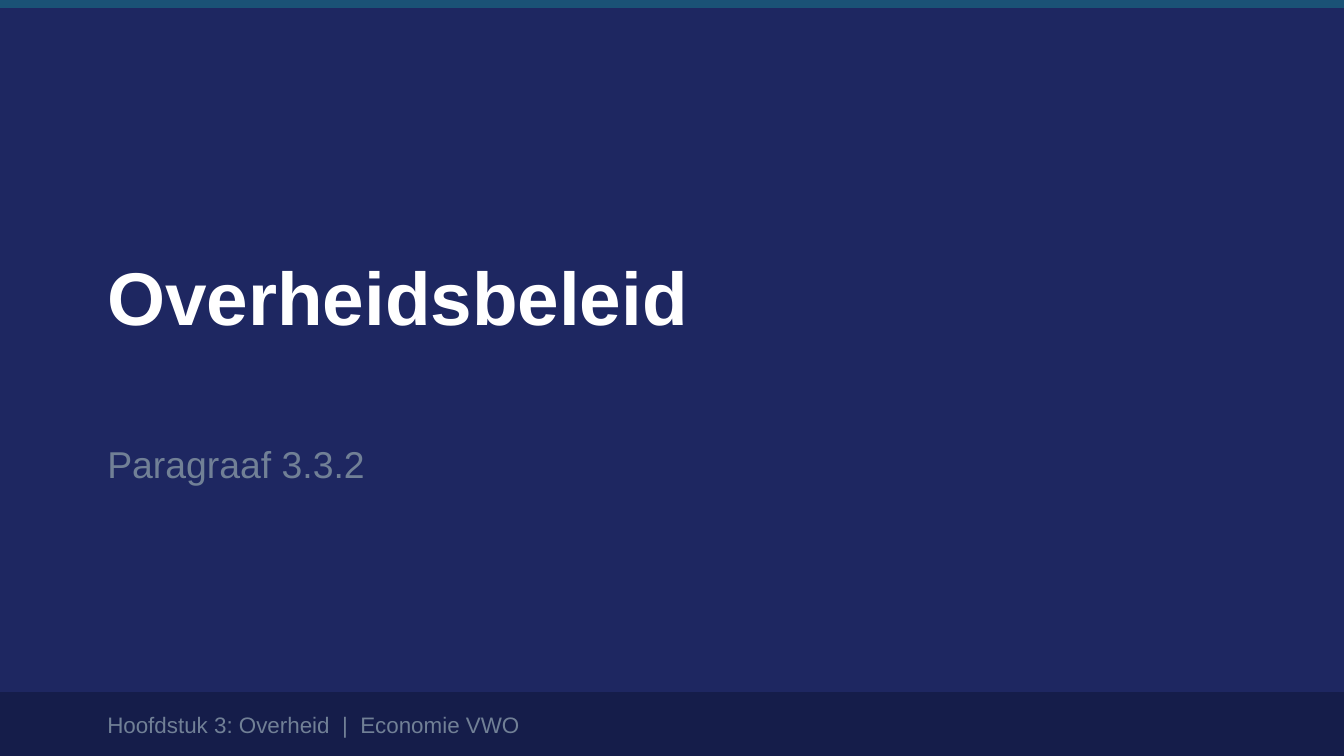
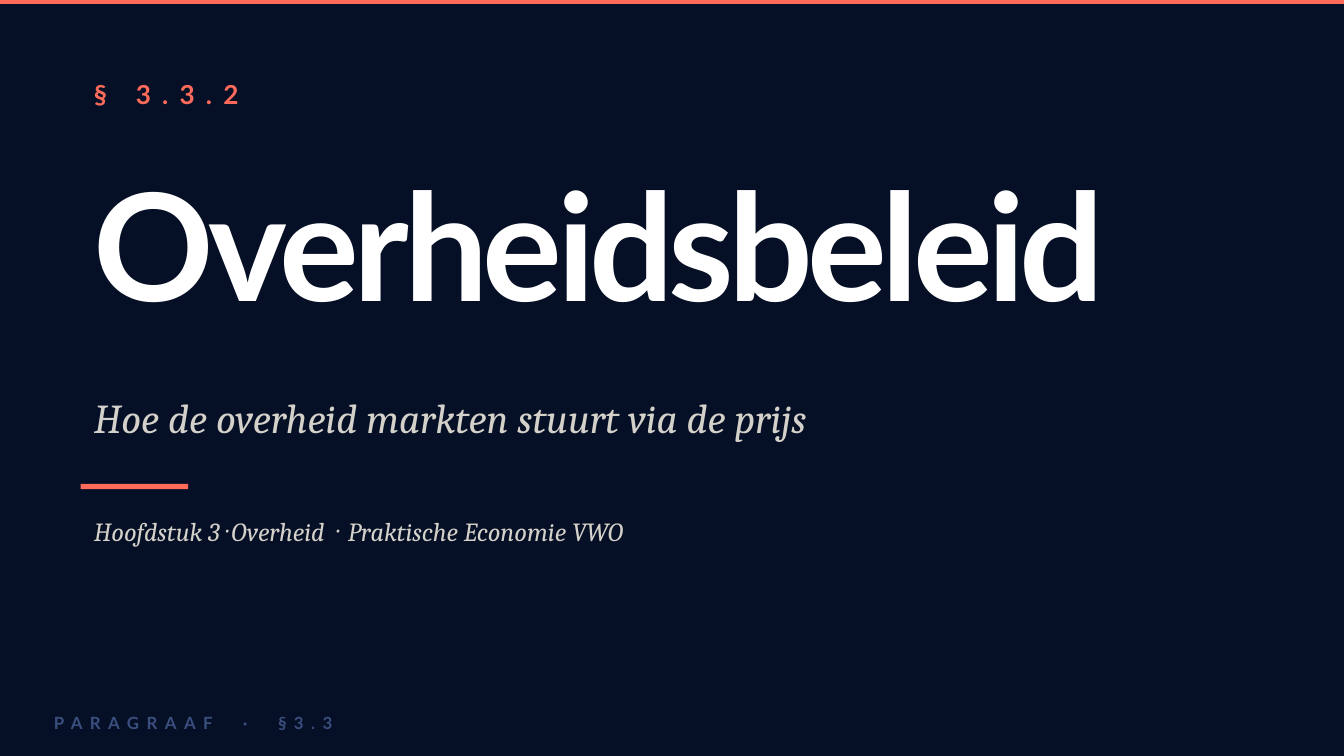
Before and after one commit to meijer1973/economie-vwo4-m3, a slide deck: slide 1 of 3.3 Hoofdstuk 3 - Overheid/3.3.2 Paragraaf 2 - Overheidsbeleid/2. Leren/3.3.2 Overheidsbeleid – presentatie.pptx. Drawn at 1344x756 pixels with LibreOffice and Linux fonts; fonts in the diff are those of the drawing. Boxes give left, top, right and bottom in pixels: in the first picture for what was removed or moved away, otherwise in the second. Text is boxed around its words. In the diff, an @@ line names an element or a change of style, - is before the commit and + after.

```diff
--- a/3.3 Hoofdstuk 3 - Overheid/3.3.2 Paragraaf 2 - Overheidsbeleid/2. Leren/3.3.2 Overheidsbeleid – presentatie.pptx
+++ b/3.3 Hoofdstuk 3 - Overheid/3.3.2 Paragraaf 2 - Overheidsbeleid/2. Leren/3.3.2 Overheidsbeleid – presentatie.pptx
@@ background #1E2761 to #050F25 @@
@@ rectangle: place and size @@
-rectangle at bbox=[0, 0, 1344, 8]
+rectangle at bbox=[0, 0, 1344, 4]
@@ rectangle at bbox=[0, 0, 1344, 4]: fill #1A5276 to #FF6B5B @@
@@ text at bbox=[136, 85, 238, 105]: text changed; size 20 to 14 pt; font Arial to Lato; text colour #718096 to #FF6B5B; bold on @@
-Paragraaf 3.3.2
+§ 3.3.2
@@ text "Overheidsbeleid": place and size @@
-text "Overheidsbeleid" at bbox=[107, 271, 687, 326]
+text "Overheidsbeleid" at bbox=[94, 190, 1105, 303]
@@ text "Overheidsbeleid" at bbox=[94, 190, 1105, 303]: size 40 to 80 pt, font Arial to Lato, letter spacing 0 to -3 pt @@
@@ text added at bbox=[94, 404, 807, 442], 22 pt, text #D4D1CA, italic @@
+Hoe de overheid markten stuurt via de prijs
@@ rectangle added at bbox=[81, 484, 188, 489], fill #FF6B5B @@
@@ text at bbox=[94, 523, 623, 547]: text changed; size 12 to 14 pt; font Arial to Cambria; text colour #718096 to #D4D1CA; italic on @@
-Hoofdstuk 3: Overheid | Economie VWO
+Hoofdstuk 3 · Overheid · Praktische Economie VWO
@@ rectangle removed at bbox=[0, 692, 1344, 755] @@
@@ text added at bbox=[294, 717, 333, 729], 9 pt, text #3A4F7F, bold @@
+PARAGRAAF · §3.3
```
Also in this commit, not shown: 2 other slides changed, 18 slides added, 14 slides removed, 7 other files.
